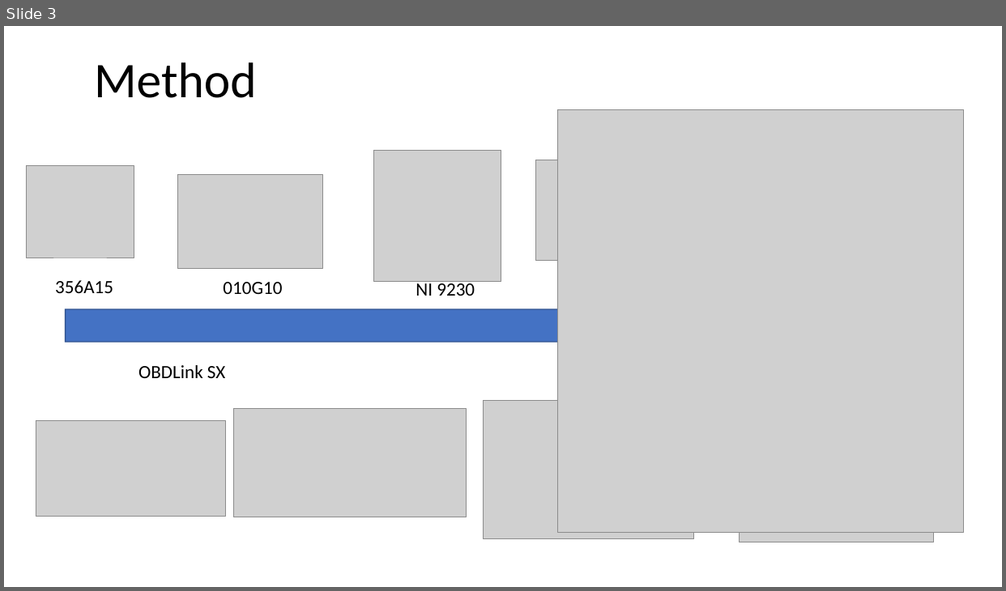
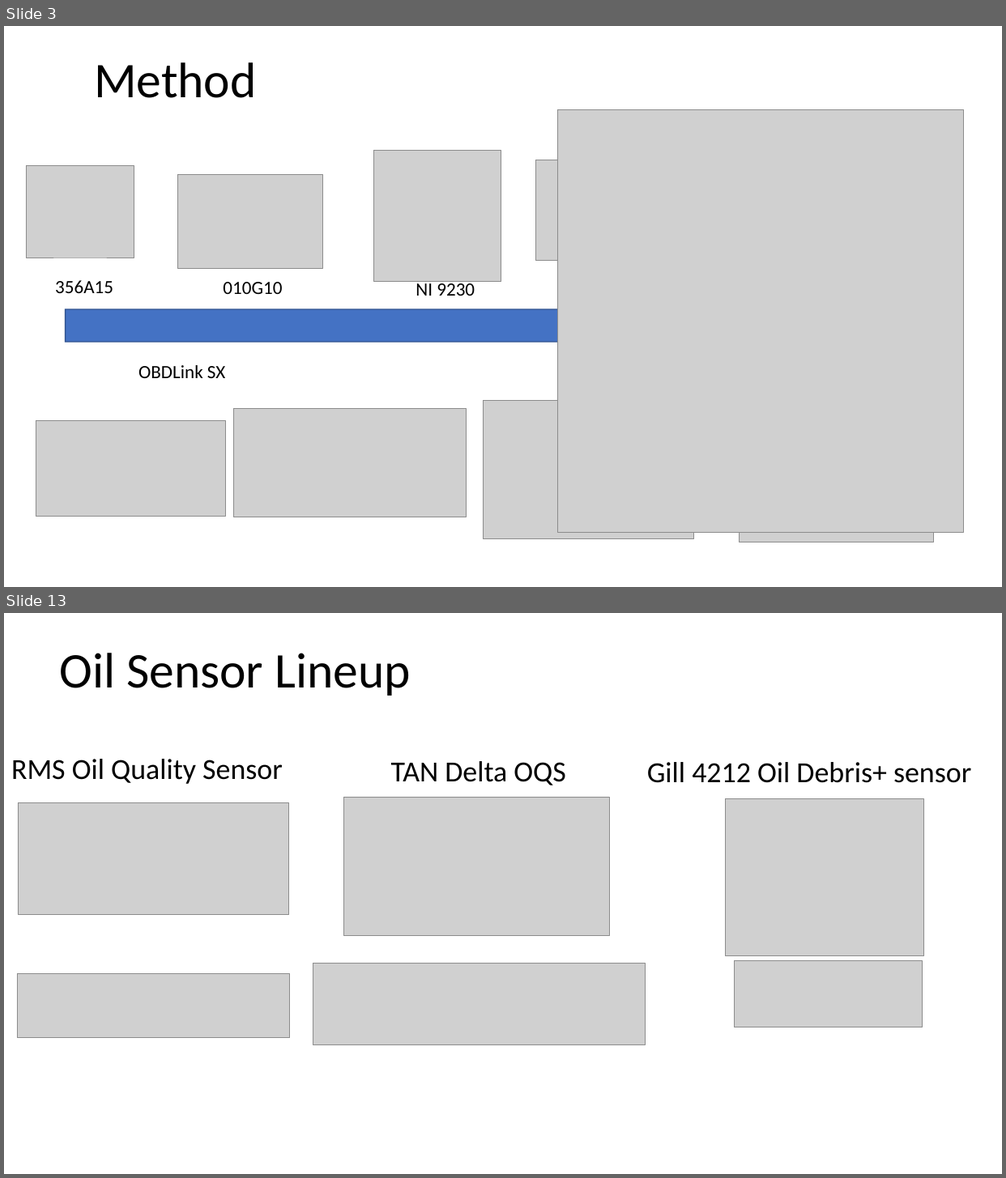
Before and after one commit to darrahts/engineAnalysis, a slide deck: engineSetupPrelim.pptx. Shown one above the other, each under a label of ours: slide 3 before the commit, slides 3 and 13 after it; the slides between them are not shown. The pictures are 1006x591 and 1006x1178 pixels, drawn with LibreOffice and Linux fonts; fonts in the diff are those of the drawing; grey boxes stand for pictures. Boxes give left, top, right and bottom in pixels: in the first picture for what was removed or moved away, otherwise in the second. Text is boxed around its words. In the diff, an @@ line names an element or a change of style, - is before the commit and + after.

Commit message:
updated slides with annotations and oil sensors

```diff
--- a/engineSetupPrelim.pptx
+++ b/engineSetupPrelim.pptx
@@ slide 13 added at box(4, 613, 1002, 1174), background #FFFFFF @@
@@ text added at box(59, 653, 411, 696), 48 pt, text #000000 @@
+Oil Sensor Lineup
@@ text added at box(11, 759, 283, 784), 28 pt, text #000000 @@
+RMS Oil Quality Sensor
@@ text added at box(391, 761, 565, 786), 28 pt, text #000000 @@
+TAN Delta OQS
@@ text added at box(647, 762, 971, 783), 28 pt, text #000000 @@
+Gill 4212 Oil Debris+ sensor
@@ picture added at box(19, 803, 288, 914) @@
@@ picture added at box(344, 797, 610, 936) @@
@@ picture added at box(726, 799, 924, 956) @@
@@ picture added at box(18, 973, 290, 1038) @@
@@ picture added at box(313, 964, 645, 1046) @@
@@ picture added at box(734, 960, 922, 1028) @@
```
Also in this commit, not shown: 1 slide changed, 8 other slides added, 8 slides removed.
